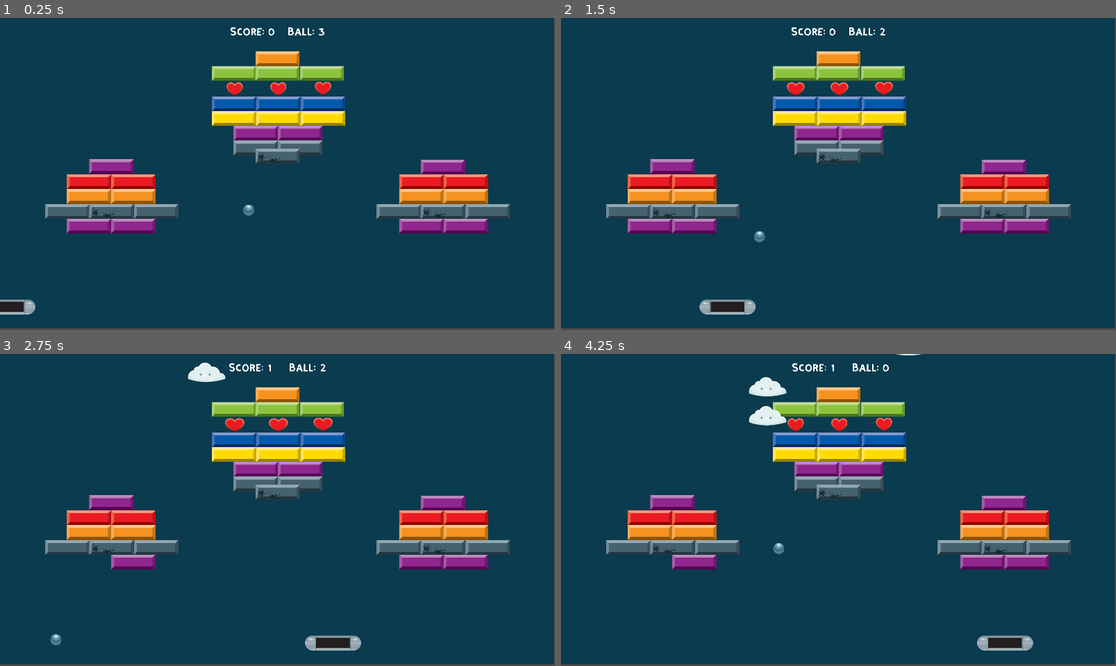
Above: before the commit, frames 1-4 (two rows, left to right).
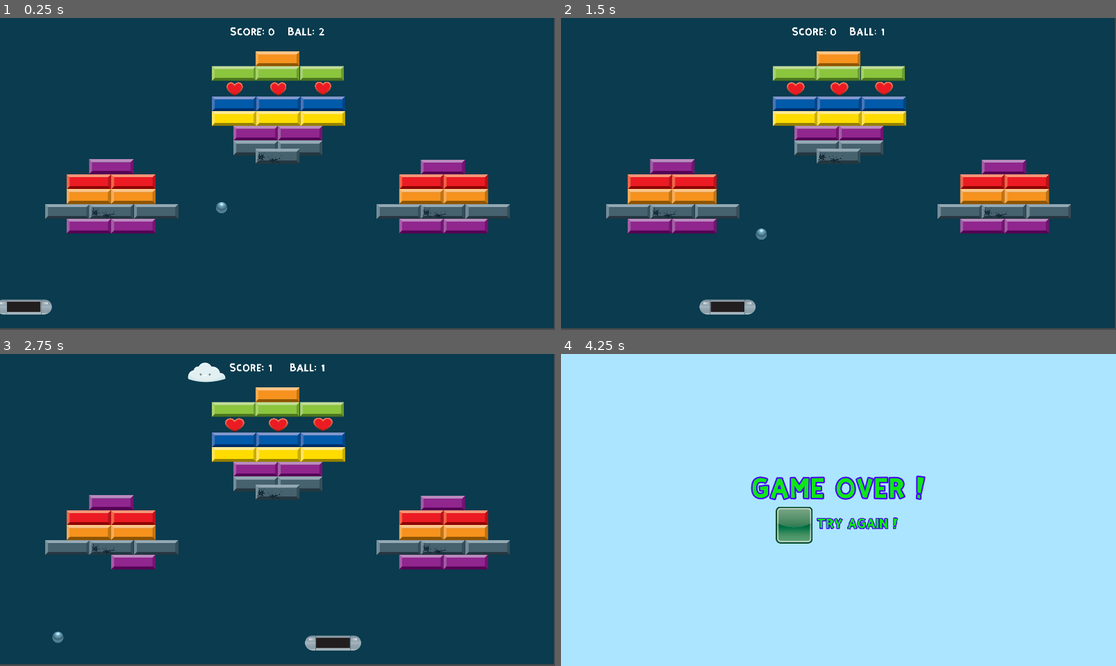
Above: after the commit, the same moments.

Repository: Szczocik/Arcanoid
Game: Godot game, scene res://Levels/Level_5.tscn
Two runs of this game, one before a commit and one after it. Both use one fixed random seed, a clock stepped at 60 frames per second and the inputs below. This scene is started directly instead of the project's main scene.
Inputs (mouse positions are in pixels of both pictures, inside the frame that each line leads up to):
- Up to frame 1 (0.25 s): no input
- Up to frame 2 (1.5 s): move the mouse to (960, 158) at 0.52 s; hold Right (ui_right) 0.53-1.28 s; move the mouse to (727, 189) at 1.27 s; hold Left (ui_left) from 1.28 s (still down)
- Up to frame 3 (2.75 s): move the mouse to (333, 441) at 2.02 s; release Left (ui_left) at 2.03 s; hold Right (ui_right) from 2.03 s (still down)
- Up to frame 4 (4.25 s): move the mouse to (810, 572) at 2.77 s; move the mouse to (1005, 556) at 3.52 s; release Right (ui_right) at 3.53 s; hold Left (ui_left) from 3.53 s (still down)

The runs differ from the first frame. In frame 1, 0.4% of the frame differs, in the area x 0-59%, y 3-96%; in frame 2, 0.2%; in frame 3, 0.2%; in frame 4, 100%, in the area x 0-100%, y 0-100%.

Commit message:
Level_5

Diff:
--- a/Levels/Level_5.tscn
+++ b/Levels/Level_5.tscn
@@ -52,7 +52,7 @@
 
 [node name="WallLeft" type="StaticBody2D" parent="."]
 collision_layer = 64
-collision_mask = 2
+collision_mask = 3
 
 [node name="CollisionShape2D" type="CollisionShape2D" parent="WallLeft"]
 position = Vector2( -6, 539.591 )
@@ -60,7 +60,7 @@
 
 [node name="WallRight" type="StaticBody2D" parent="."]
 collision_layer = 64
-collision_mask = 2
+collision_mask = 3
 
 [node name="CollisionShape2D" type="CollisionShape2D" parent="WallRight"]
 position = Vector2( 1926, 539.591 )
